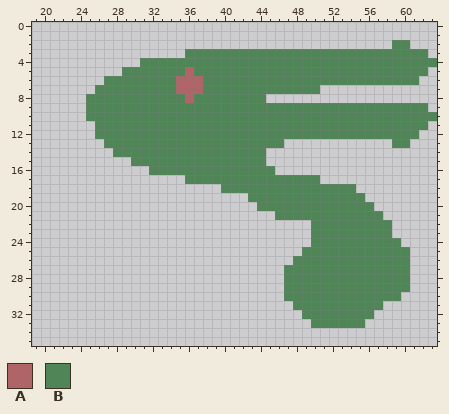
Edited in one commit: pixel-art sprite (Scenes/BodyPart/Head03.png). Above, as it was before the edit.
The file is 64x64 pixels. Shown: x 19..63, y 0..35.
Palette (. is transparent): A #af6567  B #508657
Pixels before, first column x 25:
 2 ..................................BB...
 3 ...........BBBBBBBBBBBBBBBBBBBBBBBBBBB.
 4 ......BBBBBBBBBBBBBBBBBBBBBBBBBBBBBBBBB
 5 ....BBBBBBBABBBBBBBBBBBBBBBBBBBBBBBBBB.
 6 ..BBBBBBBBAAABBBBBBBBBBBBBBBBBBBBBBBB..
 7 .BBBBBBBBBAAABBBBBBBBBBBBB.............
 8 BBBBBBBBBBBABBBBBBBB...................
 9 BBBBBBBBBBBBBBBBBBBBBBBBBBBBBBBBBBBBBB.
10 BBBBBBBBBBBBBBBBBBBBBBBBBBBBBBBBBBBBBBB
11 .BBBBBBBBBBBBBBBBBBBBBBBBBBBBBBBBBBBBB.
12 .BBBBBBBBBBBBBBBBBBBBBBBBBBBBBBBBBBBB..
13 ..BBBBBBBBBBBBBBBBBBBB............BB...
14 ...BBBBBBBBBBBBBBBBB...................
15 .....BBBBBBBBBBBBBBB...................
16 .......BBBBBBBBBBBBBB..................
17 ...........BBBBBBBBBBBBBBB.............
18 ...............BBBBBBBBBBBBBBB.........
19 ..................BBBBBBBBBBBBB........
20 ...................BBBBBBBBBBBBB.......
21 .....................BBBBBBBBBBBB......
22 .........................BBBBBBBBB.....
23 .........................BBBBBBBBB.....
24 .........................BBBBBBBBBB....
25 ........................BBBBBBBBBBBB...
26 .......................BBBBBBBBBBBBB...
27 ......................BBBBBBBBBBBBBB...
28 ......................BBBBBBBBBBBBBB...
29 ......................BBBBBBBBBBBBBB...
30 ......................BBBBBBBBBBBBB....
31 .......................BBBBBBBBBB......
32 ........................BBBBBBBB.......
33 .........................BBBBBB........
Now the later version:
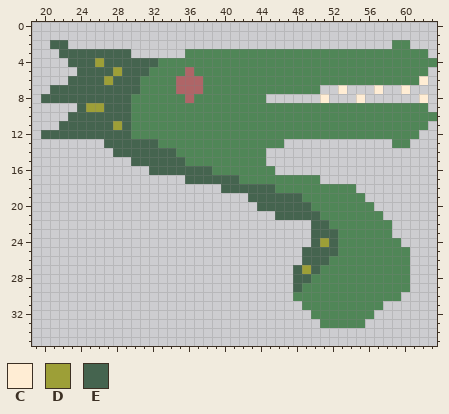
Colours new in this view: C #ffedd4  D #9d9f37  E #45644f
Edits made:
Changed rows in their new state; - is an unchanged pixel.
first column x 20:
 2 -EE----------------------------------------
 3 --EEEEEEEE---------------------------------
 4 ---EEEDEEEEEE------------------------------
 5 ----EEEEDEEE-------------------------------
 6 ---EEEEDEEE-------------------------------C
 7 -EEEEEEEEEE----------------------C---C--C--
 8 EEEEEEEEEE---------------------C---C------C
 9 ----EDDEEE---------------------------------
10 ---EEEEEEE---------------------------------
11 --EEEEEEDE---------------------------------
12 EEEEEEEEEE---------------------------------
13 -------EEEEEE------------------------------
14 --------EEEEEEE----------------------------
15 ----------EEEEEE---------------------------
16 ------------EEEEEEE------------------------
17 ----------------EEEEEE---------------------
18 --------------------EEEEEE-----------------
19 -----------------------EEEEEE--------------
20 ------------------------EEEEEE-------------
21 --------------------------EEEEE------------
22 ------------------------------EE-----------
23 ------------------------------EEE----------
24 ------------------------------EDE----------
25 -----------------------------EEEE----------
26 ----------------------------.EEE-----------
27 ---------------------------.EDE------------
28 ---------------------------.EE-------------
29 ---------------------------.E--------------
30 ---------------------------.---------------
31 ----------------------------.--------------
32 -----------------------------.-------------
33 ------------------------------.------------
